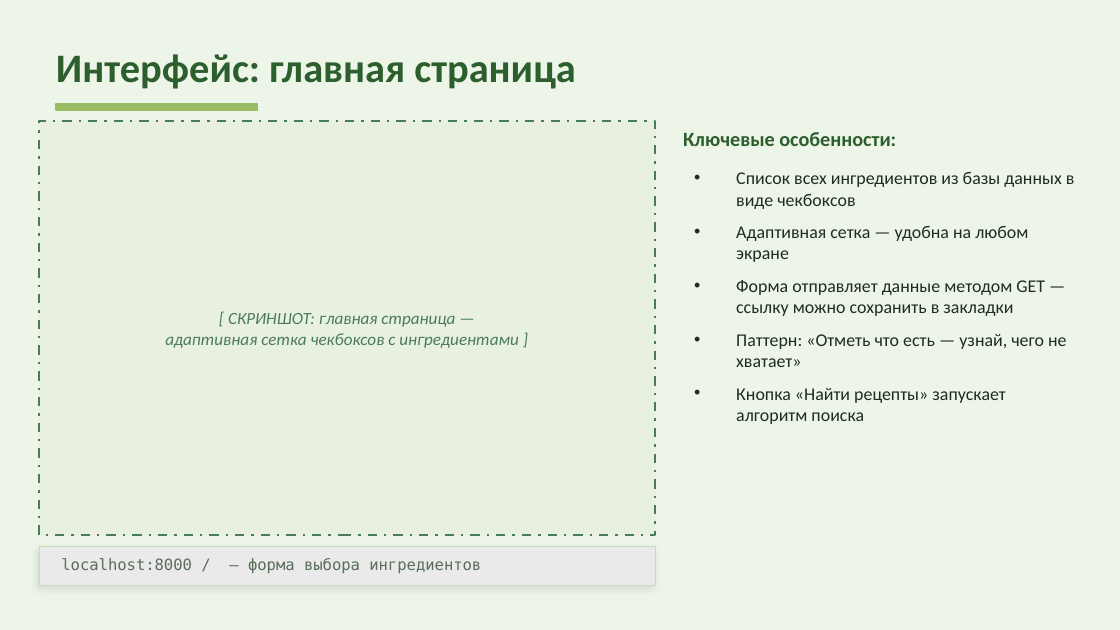
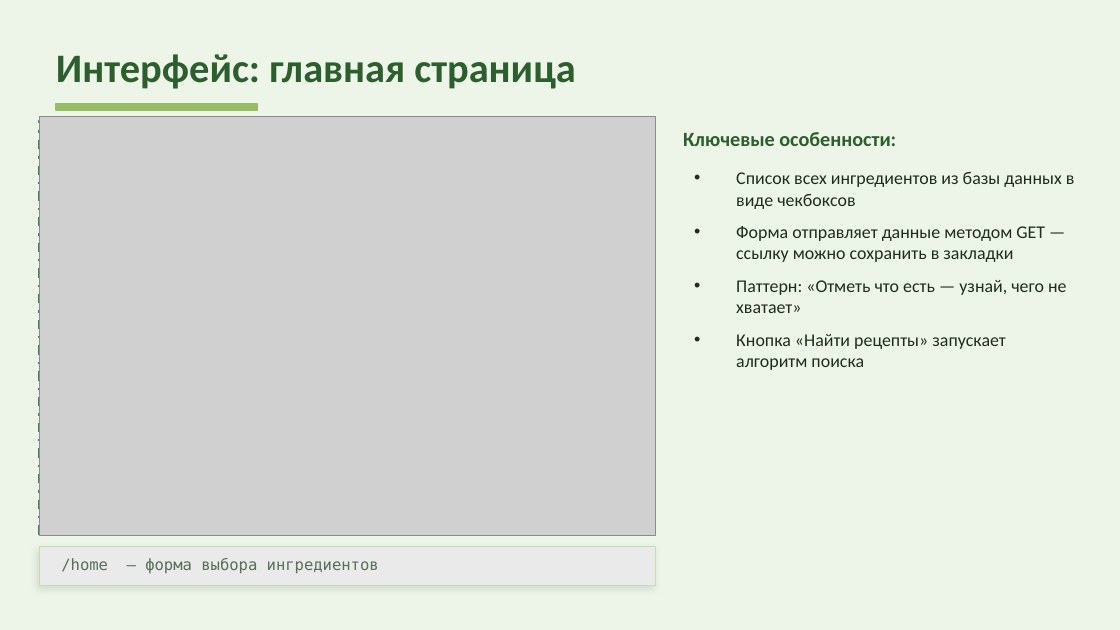
Before and after one commit to tenkopeek/recipe_finder_docs, a slide deck: slide 8 of презентация.pptx. Drawn at 1120x630 pixels with LibreOffice and Linux fonts; fonts in the diff are those of the drawing; grey boxes stand for pictures. Boxes give left, top, right and bottom in pixels: in the first picture for what was removed or moved away, otherwise in the second. Text is boxed around its words. In the diff, an @@ line names an element or a change of style, - is before the commit and + after.

```diff
--- a/презентация.pptx
+++ b/презентация.pptx
@@ picture added at (x1=39, y1=116, x2=655, y2=535) @@
@@ text at (x1=736, y1=226, x2=1028, y2=262): paragraph removed @@
-• Адаптивная сетка — удобна на любом экране
@@ text removed at (x1=165, y1=313, x2=519, y2=348) @@
-[ СКРИНШОТ: главная страница —
-адаптивная сетка чекбоксов с ингредиентами ]
@@ text at (x1=61, y1=558, x2=379, y2=573): text changed @@
-localhost:8000 / — форма выбора ингредиентов
+/home — форма выбора ингредиентов
```
Also in this commit, not shown: 5 other slides changed, 1 slide added, 1 other file.
